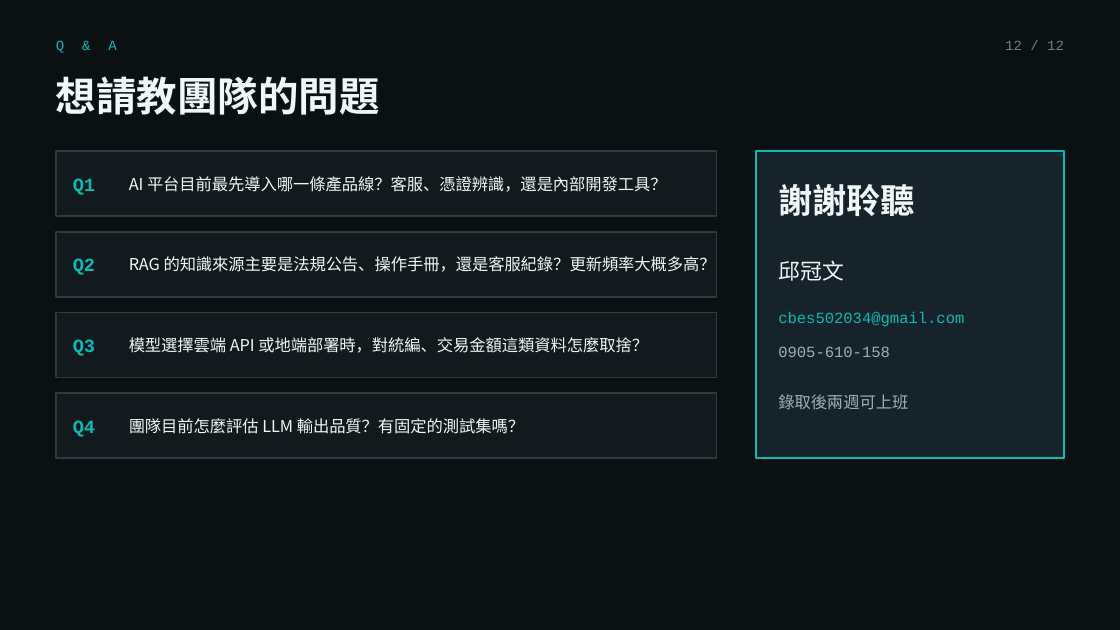
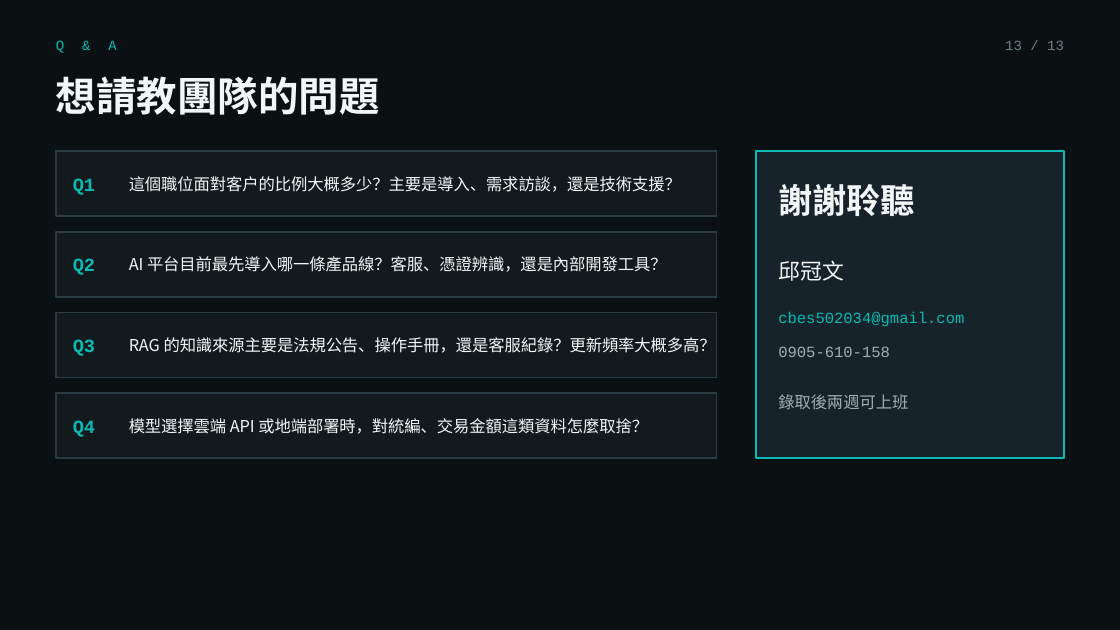
Before and after one commit to cbes502034/GateWeb, a slide deck: slide 13 of 邱冠文_關網AI應用工程師_面試簡報.pptx (slide 12 before the commit). Drawn at 1120x630 pixels with LibreOffice and Linux fonts; fonts in the diff are those of the drawing. Boxes give left, top, right and bottom in pixels: in the first picture for what was removed or moved away, otherwise in the second. Text is boxed around its words. In the diff, an @@ line names an element or a change of style, - is before the commit and + after.

```diff
--- a/邱冠文_關網AI應用工程師_面試簡報.pptx
+++ b/邱冠文_關網AI應用工程師_面試簡報.pptx
@@ text at box(1005, 41, 1064, 50): text changed @@
-12 / 12
+13 / 13
@@ text added at box(129, 176, 681, 192), 10.5 pt, text #F1F6F6 @@
+這個職位面對客戶的比例大概多少？主要是導入、需求訪談，還是技術支援？
@@ 3 texts: place and size @@
-3 texts at box(129, 176, 716, 353)
+3 texts at box(129, 256, 716, 434)
@@ text removed at box(129, 418, 524, 434) @@
-團隊目前怎麼評估 LLM 輸出品質？有固定的測試集嗎？
```
Also in this commit, not shown: 10 other slides changed, 1 slide added, 6 other files.
